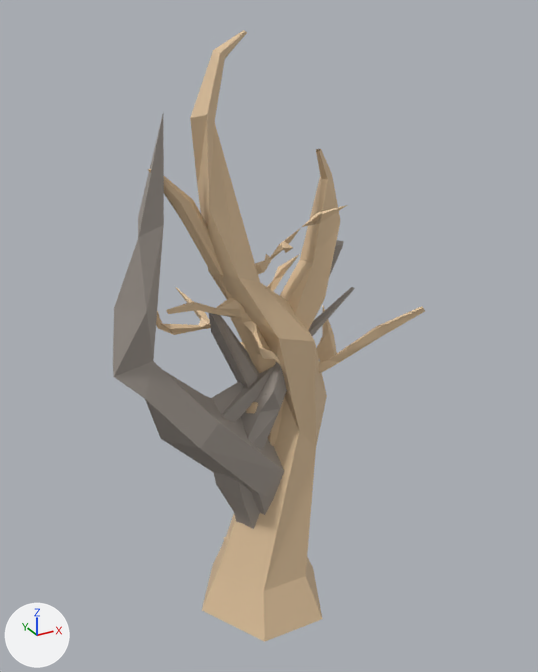
Before and after pictures for a commit that changed the Blender file Assets/Models/Blend/Trees_00.blend.
One viewpoint serves both versions: a 50 mm camera at (-8.0, -14.98, 14.24) aimed at (0.38, 0.26, 6.62). The lights are fixed; the arrows at lower left show +X, +Y and +Z. The older version comes first.

Objects in the first picture: 'Tree_00', 'Tree_01', 'Tree_02', 'Tree_03'.
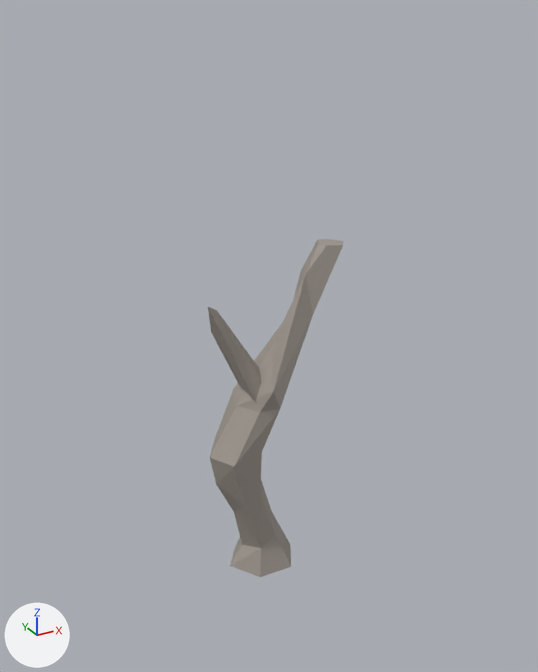
Where the change shows, as pixel boxes [x1, y1, x2, y2] in the pictures (538 x 672 px):
'Tree_02', hidden (beige)
    before: [190, 30, 341, 642]
'Tree_01', hidden
    before: [113, 115, 355, 515]
'Tree_03', hidden
    before: [148, 169, 425, 545]
'Tree_00', unchanged, uncovered by the edit
    before: [209, 240, 343, 529]
    after: [208, 239, 343, 577]

What changed in the scene script:
```text
Change ob_tree_01:
    add ob_tree_01.hide_set(True)
Change ob_tree_02:
    add ob_tree_02.hide_set(True)
Change ob_tree_03:
    add ob_tree_03.hide_set(True)
```
